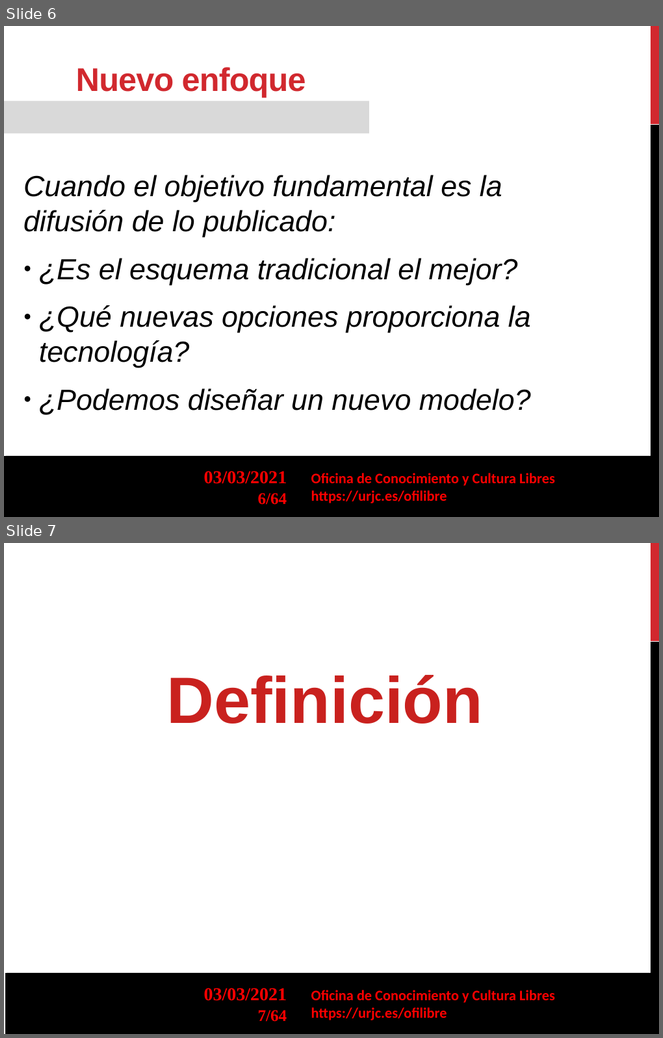
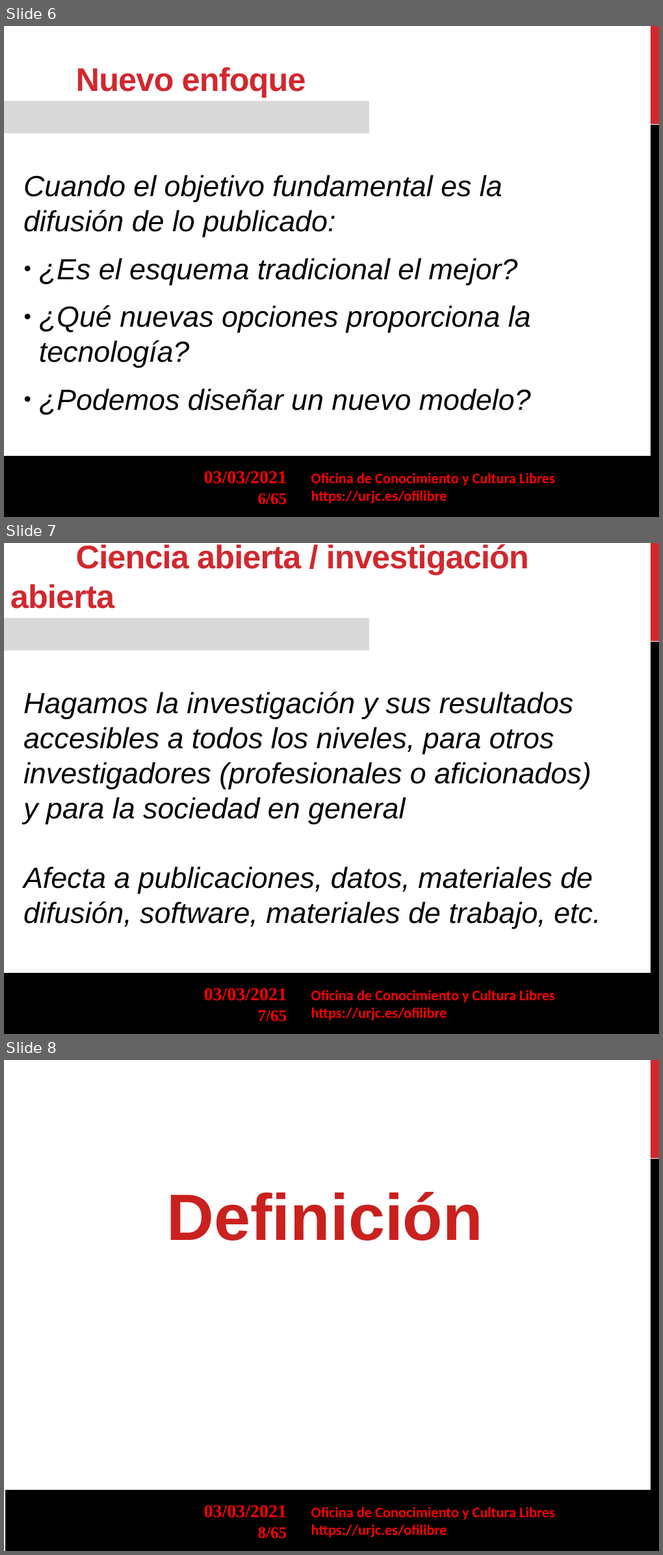
Before and after one commit to gabrielIzquierdo/OfiLibreGabri.github.io, a slide deck: transpas/publicacion-abierta/Publicacion_Abierta_Investigacion-eid-2020-03.odp. Shown one above the other, each under a label of ours: slides 6 and 7 before the commit, slides 6, 7 and 8 after it. The pictures are 663x1038 and 663x1555 pixels, drawn with LibreOffice and Linux fonts; fonts in the diff are those of the drawing; background and template pictures are left out. Boxes give left, top, right and bottom in pixels: in the first picture for what was removed or moved away, otherwise in the second. Text is boxed around its words. In the diff, an @@ line names an element or a change of style, - is before the commit and + after.

Commit message:
Actualización, incluyendo ciencia abierta.

```diff
--- a/transpas/publicacion-abierta/Publicacion_Abierta_Investigacion-eid-2020-03.odp
+++ b/transpas/publicacion-abierta/Publicacion_Abierta_Investigacion-eid-2020-03.odp
@@ slide 7 added at (4, 543, 659, 1034), background #FFFFFF; not listed: 7 template elements that a slide beside it also shows @@
@@ text added at (10, 544, 529, 609), 36 pt, text #D1282E, bold @@
+Ciencia abierta / investigación abierta
@@ rectangle added at (4, 618, 369, 647), fill #D9D9D9 @@
@@ text added at (24, 692, 601, 929), 32 pt, text #000000, italic @@
+Hagamos la investigación y sus resultados accesibles a todos los niveles, para otros investigadores (profesionales o aficionados) y para la sociedad en general
+Afecta a publicaciones, datos, materiales de difusión, software, materiales de trabajo, etc.
@@ page number at (258, 493, 287, 505): text changed @@
-6/64
+6/65
@@ what was slide 7 is now slide 8 @@
@@ page number at (258, 1527, 287, 1539): text changed @@
-7/64
+8/65
```
Also in this commit, not shown: 1 other file.
